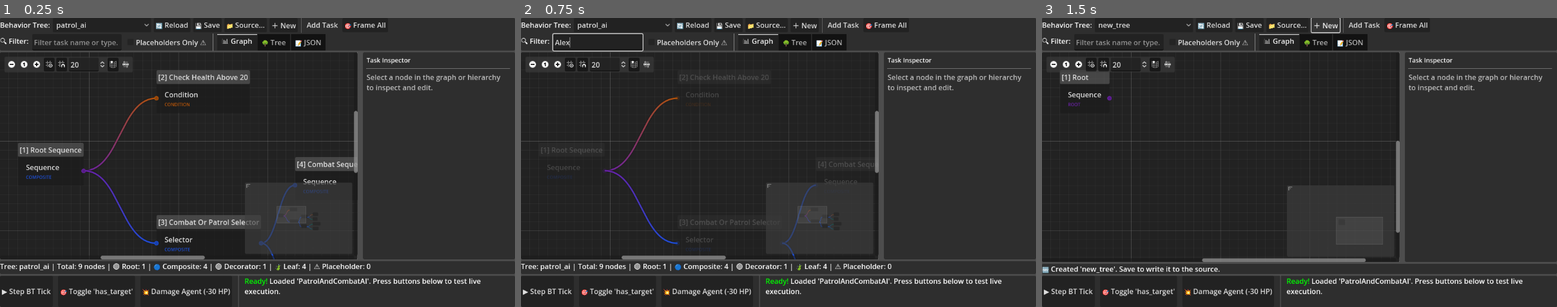
Above: before the commit, frames 1-3 (left to right).
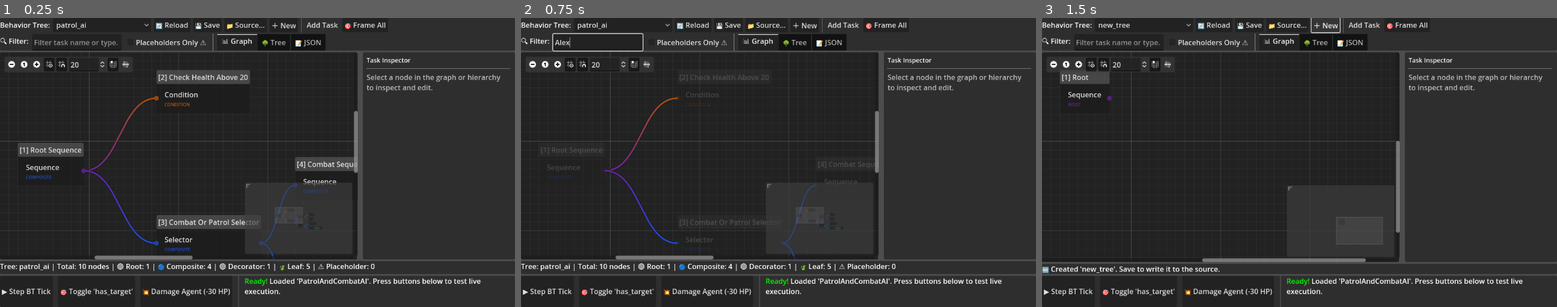
Above: after the commit, the same moments.

Repository: huynguyen03dev/godot-behavior-tree
Game: Godot game, scene res://demo/demo.tscn
The game is run twice, just before and just after one commit, with the same random seed, the same clock (stepped at 60 frames per second) and the same inputs.
Inputs (mouse positions are in pixels of both pictures, inside the frame that each line leads up to):
- Up to frame 1 (0.25 s): no input
- Up to frame 2 (0.75 s): click (598, 41) at 0.52 s; type "Alex" at 0.6 s
- Up to frame 3 (1.5 s): click "＋ New" at 1.25 s

The runs differ from the first frame. In frame 1, 0.8% of the frame differs, in the area x 15-73%, y 65-88%; in frame 2, 0.8%; in frame 3, nothing differs.

Commit message:
fix(demo,test): give patrol_ai Repeater a Wait action child and update node count assertions
Co-authored-by: Amp <amp@ampcode.com>

Diff:
--- a/demo/data/patrol_ai.json
+++ b/demo/data/patrol_ai.json
@@ -102,9 +102,21 @@
 			"category": "Decorator",
 			"is_placeholder": false,
 			"parent_id": 7,
+			"children_ids": [10],
+			"parameters": {
+				"count": 3
+			}
+		},
+		{
+			"id": 10,
+			"friendly_name": "Wait",
+			"type_name": "Action",
+			"category": "Action",
+			"is_placeholder": false,
+			"parent_id": 9,
 			"children_ids": [],
 			"parameters": {
-				"count": 3
+				"duration": 1.0
 			}
 		}
 	],
--- a/tests/test_runner.gd
+++ b/tests/test_runner.gd
@@ -124,7 +124,7 @@
 		tree = provider.load_tree("patrol_ai")
 	rows.append(["Loaded demo tree successfully", tree != null, "tree loaded"])
 	if tree != null:
-		rows.append(["Demo tree has 9 nodes", tree.get_node_count() == 9, "count=%d" % tree.get_node_count()])
+		rows.append(["Demo tree has 10 nodes", tree.get_node_count() == 10, "count=%d" % tree.get_node_count()])
 		rows.append(["Demo tree root is Sequence", tree.root_task.type_name == "Sequence", "root=%s" % tree.root_task.type_name])
 	return rows
 
@@ -138,7 +138,7 @@
 		viewer.set_tree_source(provider)
 		viewer.load_tree_file("res://demo/data/patrol_ai.json")
 		rows.append(["Viewer loads demo tree", viewer.current_tree != null, "viewer loaded"])
-		rows.append(["Viewer creates 9 GraphNodes", viewer._graph_nodes_by_id.size() == 9, "nodes=%d" % viewer._graph_nodes_by_id.size()])
+		rows.append(["Viewer creates 10 GraphNodes", viewer._graph_nodes_by_id.size() == 10, "nodes=%d" % viewer._graph_nodes_by_id.size()])
 		viewer.free()
 	return rows
 
